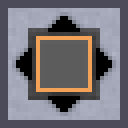
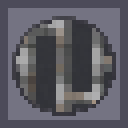
Two versions of the same layered image (128 × 128). Layer-by-layer changes:
added layer "Layer 3" above "Layer 2" over [8, 8, 120, 120]
showed "Layer 2" over [8, 8, 120, 120]
hid "arrows out smaller" over [16, 16, 112, 112]
hid "gas" over [28, 28, 100, 100]
showed "dark" over [8, 8, 120, 120]
hid "body" over [8, 8, 120, 120]
